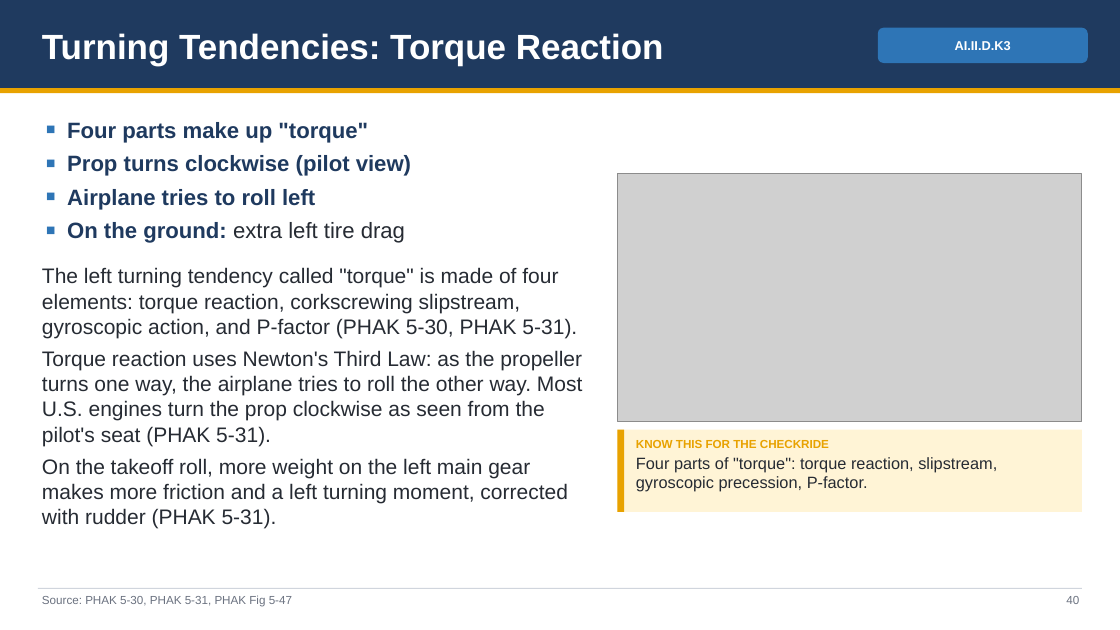
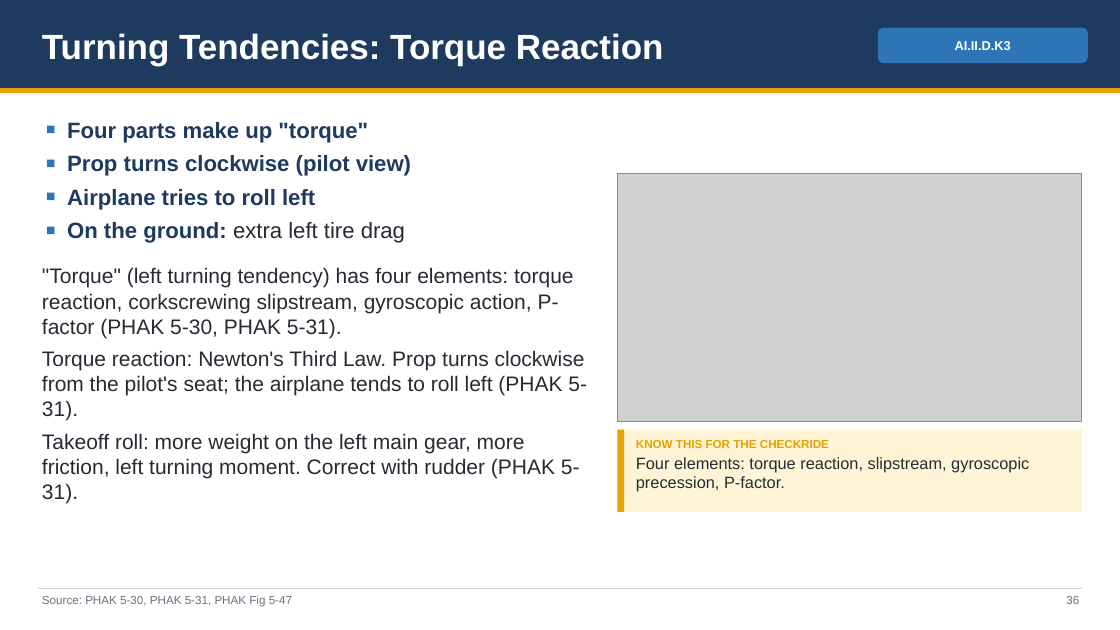
Before and after one commit to greenleeezekial1-glitch/Claude, a slide deck: slide 36 of Area II - Technical Subject Areas/II.D Principles of Flight - Slides.pptx (slide 40 before the commit). Drawn at 1120x630 pixels with LibreOffice and Linux fonts; fonts in the diff are those of the drawing; grey boxes stand for pictures. Boxes give left, top, right and bottom in pixels: in the first picture for what was removed or moved away, otherwise in the second. Text is boxed around its words. In the diff, an @@ line names an element or a change of style, - is before the commit and + after.

```diff
--- a/Area II - Technical Subject Areas/II.D Principles of Flight - Slides.pptx
+++ b/Area II - Technical Subject Areas/II.D Principles of Flight - Slides.pptx
@@ text at box(42, 267, 587, 503): text changed @@
-The left turning tendency called "torque" is made of four elements: torque reaction, corkscrewing slipstream, gyroscopic action, and P-factor (PHAK 5-30, PHAK 5-31).
-Torque reaction uses Newton's Third Law: as the propeller turns one way, the airplane tries to roll the other way. Most U.S. engines turn the prop clockwise as seen from the pilot's seat (PHAK 5-31).
-On the takeoff roll, more weight on the left main gear makes more friction and a left turning moment, corrected with rudder (PHAK 5-31).
+"Torque" (left turning tendency) has four elements: torque reaction, corkscrewing slipstream, gyroscopic action, P-factor (PHAK 5-30, PHAK 5-31).
+Torque reaction: Newton's Third Law. Prop turns clockwise from the pilot's seat; the airplane tends to roll left (PHAK 5-31).
+Takeoff roll: more weight on the left main gear, more friction, left turning moment. Correct with rudder (PHAK 5-31).
@@ text at box(636, 457, 1029, 492): text changed @@
-Four parts of "torque": torque reaction, slipstream, gyroscopic precession, P-factor.
+Four elements: torque reaction, slipstream, gyroscopic precession, P-factor.
@@ text at box(1066, 596, 1079, 604): text changed @@
-40
+36
```
Also in this commit, not shown: 47 other slides changed, 7 slides removed, 7 other files.
